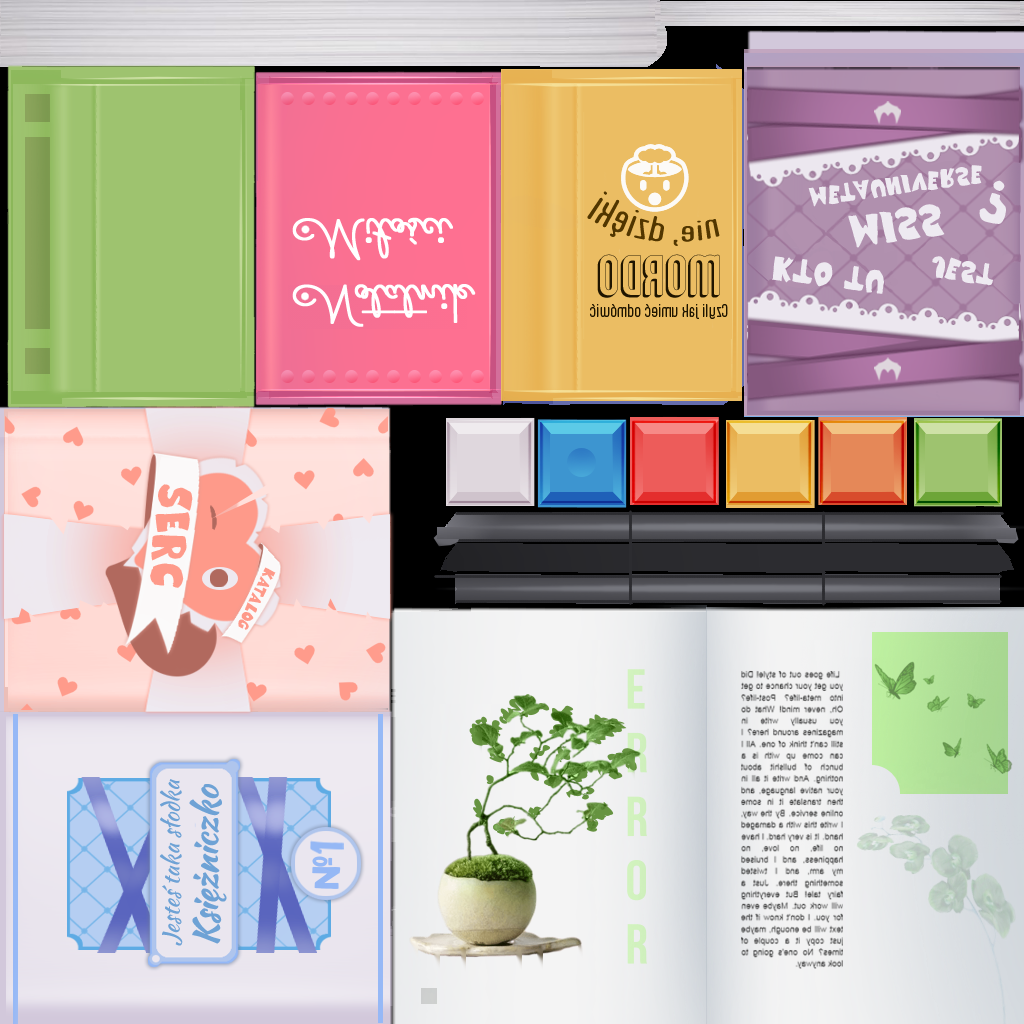
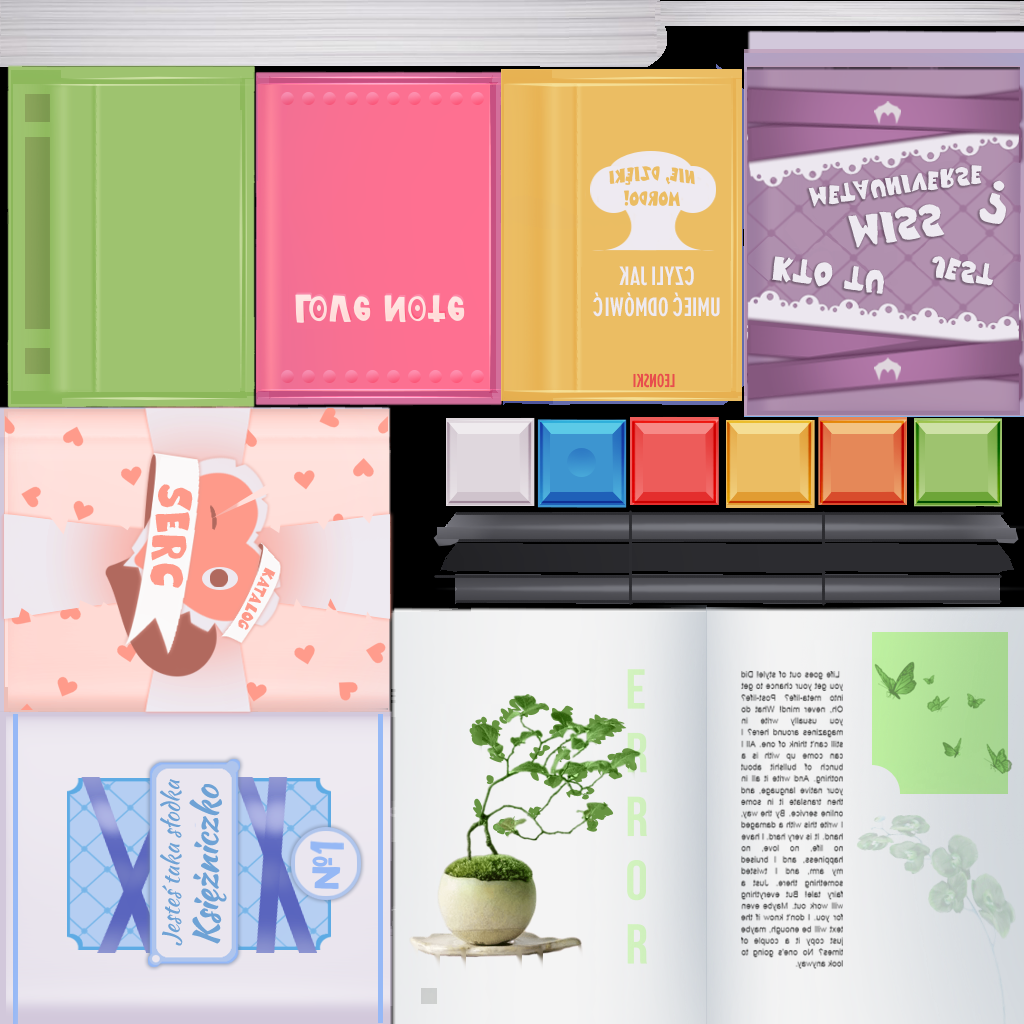
The second w=1024, h=1024 image is a revision of the first. Changes to its layers:
removed layer "Books2 Copy" over [583, 112, 732, 339]
removed layer "JAK WYGRAĆ W KAŻDGEJ KŁÓTNI" over [590, 262, 727, 318]
added group "Wybuch" with 4 layers above "Слой 1" over [587, 144, 731, 388]
added layer "nie, dzięki mordo!" in group "Wybuch" over [609, 166, 695, 206]
added layer "CZYLI JAK UMIEĆ ODMÓWIĆ" (2nd of 2, in "Wybuch") in group "Wybuch" over [593, 266, 720, 317]
moved "LEONSKI" into group "Wybuch", painted on it over [633, 373, 675, 388]
added layer "Слой 4" in group "Wybuch" over [587, 144, 720, 261]
painted on "Слой 1" over [581, 135, 720, 267]
removed layer "Books2" over [292, 112, 1007, 388]
renamed "Notatnik Miłości" to "Слой 3", moved it below "Слой 1", painted on it over [292, 112, 1007, 388]
